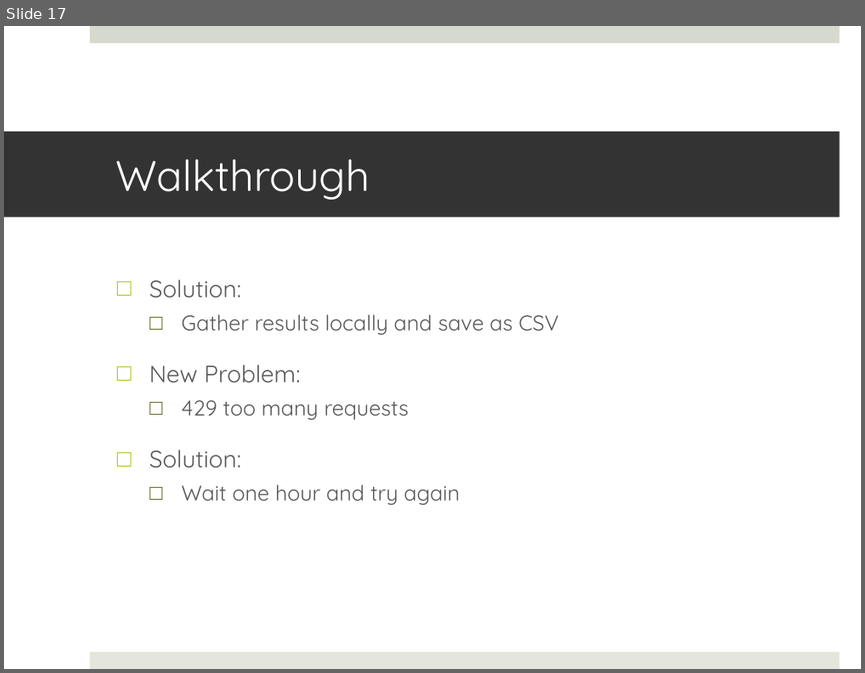
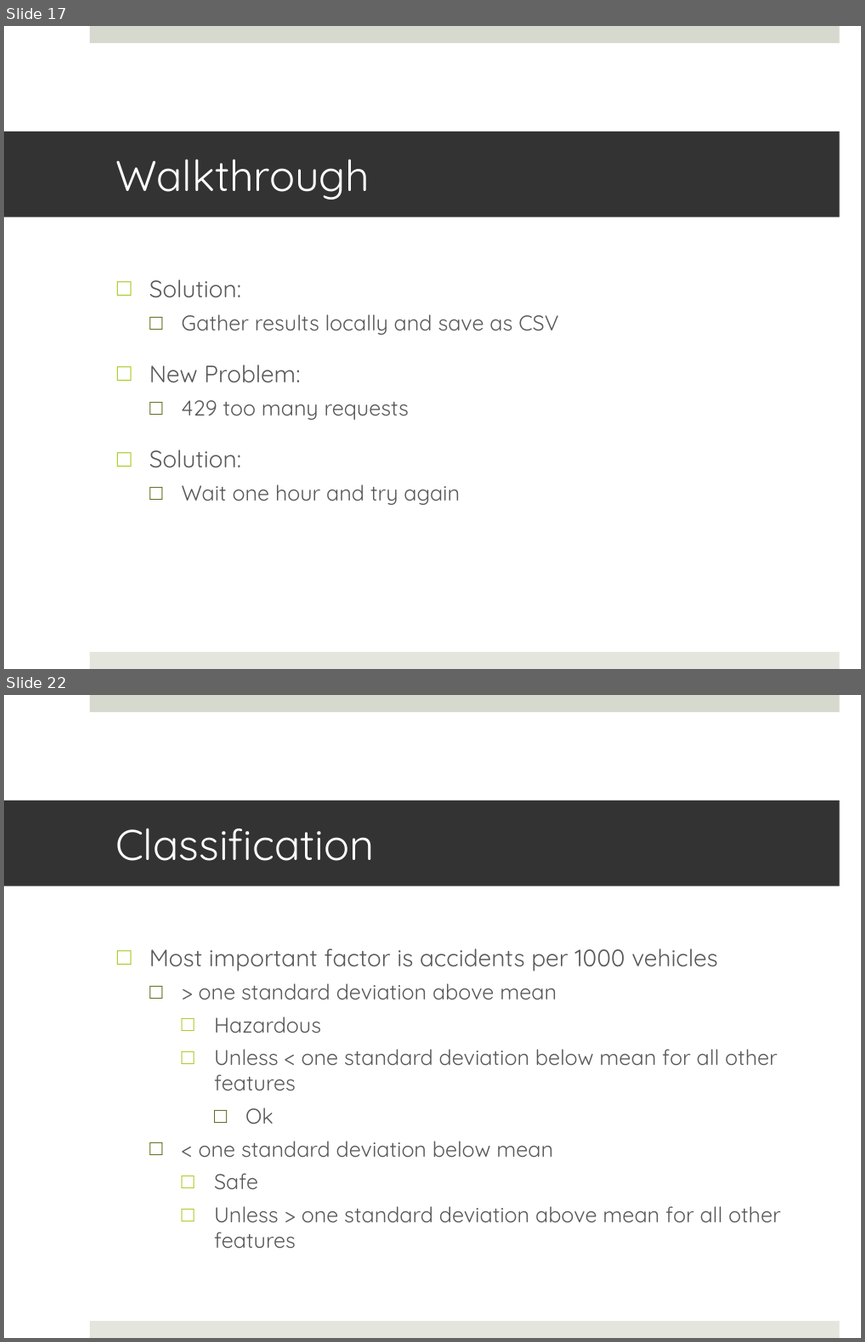
Before and after one commit to JKasakyan/BDM-Final-Project, a slide deck: Documents/Kasakyan_James_Proposal_Final_Presentation.pptx. Shown one above the other, each under a label of ours: slide 17 before the commit, slides 17 and 22 after it; the slides between them are not shown. The pictures are 865x673 and 865x1342 pixels, drawn with LibreOffice and Linux fonts; fonts in the diff are those of the drawing. Boxes give left, top, right and bottom in pixels: in the first picture for what was removed or moved away, otherwise in the second. Text is boxed around its words. In the diff, an @@ line names an element or a change of style, - is before the commit and + after.

```diff
--- a/Documents/Kasakyan_James_Proposal_Final_Presentation.pptx
+++ b/Documents/Kasakyan_James_Proposal_Final_Presentation.pptx
@@ slide 22 added at <box>4,695,861,1338</box>, background #FFFFFF; not listed: 2 template elements that a slide beside it also shows @@
@@ title added at <box>4,800,840,886</box>, fill #333333, 36 pt, text #FFFFFF @@
+Classification
@@ text added at <box>149,948,781,1247</box>, 18 pt, text #595959 @@
+□ Most important factor is accidents per 1000 vehicles
+  □ > one standard deviation above mean
+    □ Hazardous
+    □ Unless < one standard deviation below mean for all other features
+      □ Ok
+  □ < one standard deviation below mean
+    □ Safe
+    □ Unless > one standard deviation above mean for all other features
```
Also in this commit, not shown: 2 slides changed, 7 other slides added, 1 slide removed.
